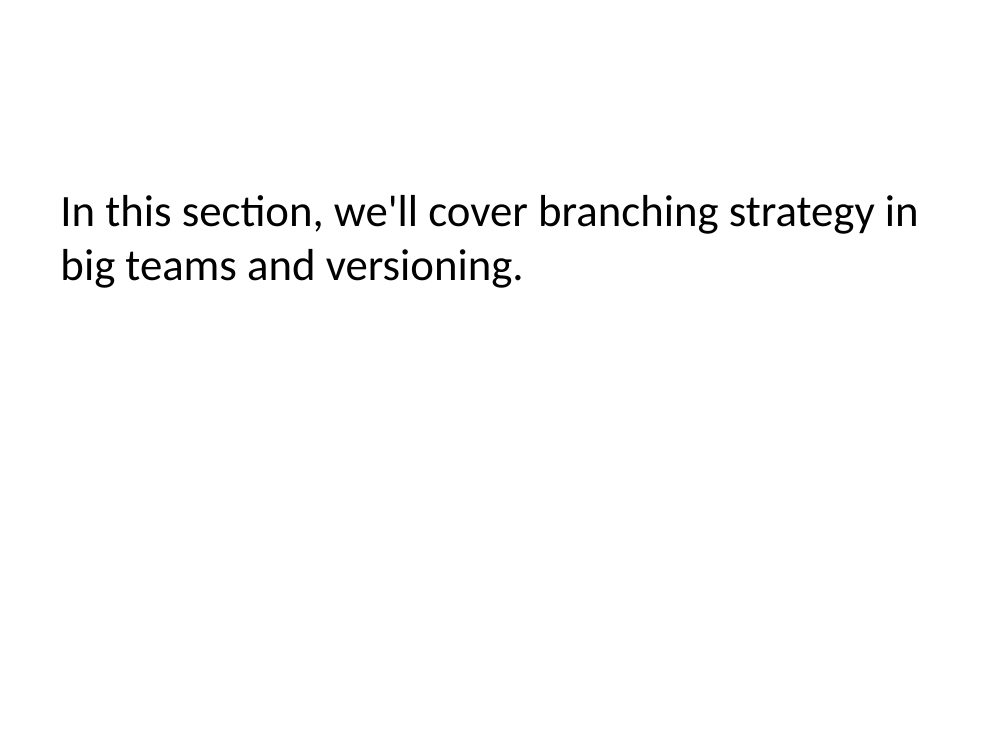
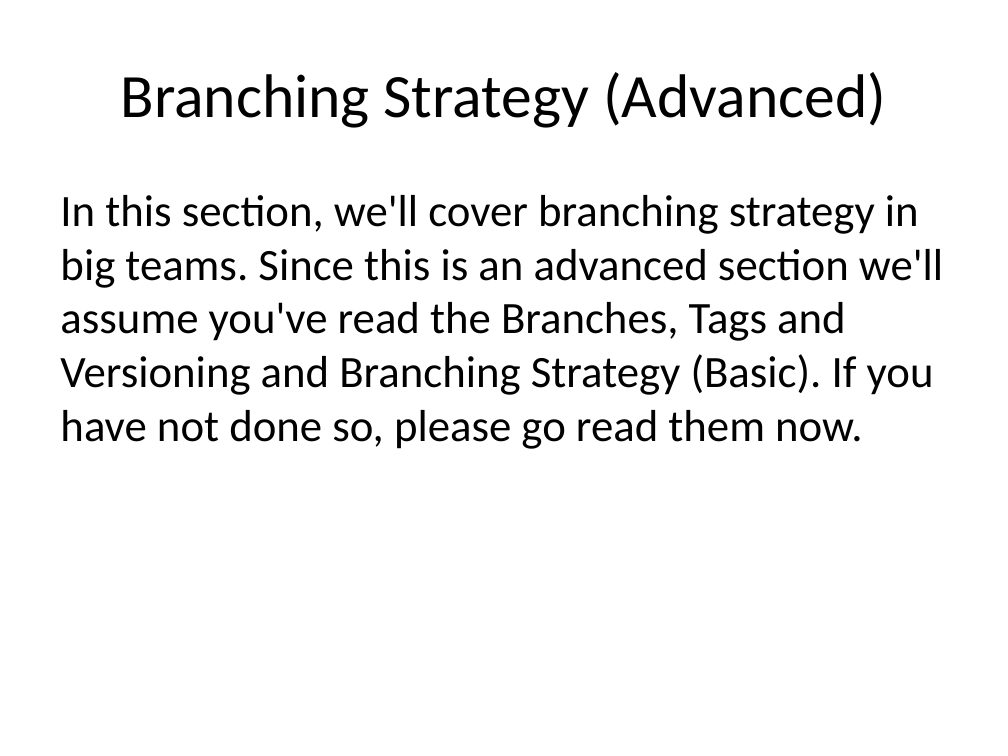
Before and after one commit to JaceTan/programming-notes, a slide deck: slide 2 of Branching Strategy (Advanced).pptx. Drawn at 1008x756 pixels with LibreOffice and Linux fonts; fonts in the diff are those of the drawing. Boxes give left, top, right and bottom in pixels: in the first picture for what was removed or moved away, otherwise in the second. Text is boxed around its words. In the diff, an @@ line names an element or a change of style, - is before the commit and + after.

Commit message:
tweaked summaries. Shifted Versioning to Tags section

```diff
--- a/Branching Strategy (Advanced).pptx
+++ b/Branching Strategy (Advanced).pptx
@@ title added at [121, 72, 886, 128], 44 pt, text #000000 @@
+Branching Strategy (Advanced)
@@ text at [60, 195, 943, 449]: text changed @@
-In this section, we'll cover branching strategy in big teams and versioning.
+In this section, we'll cover branching strategy in big teams. Since this is an advanced section we'll assume you've read the Branches, Tags and Versioning and Branching Strategy (Basic). If you have not done so, please go read them now.
```
Also in this commit, not shown: 3 other files.
